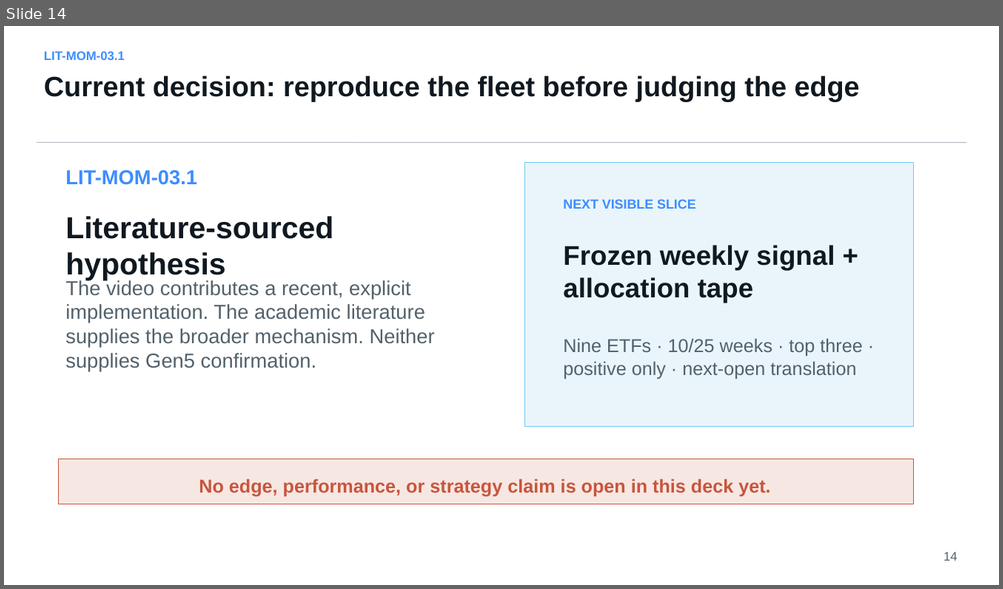
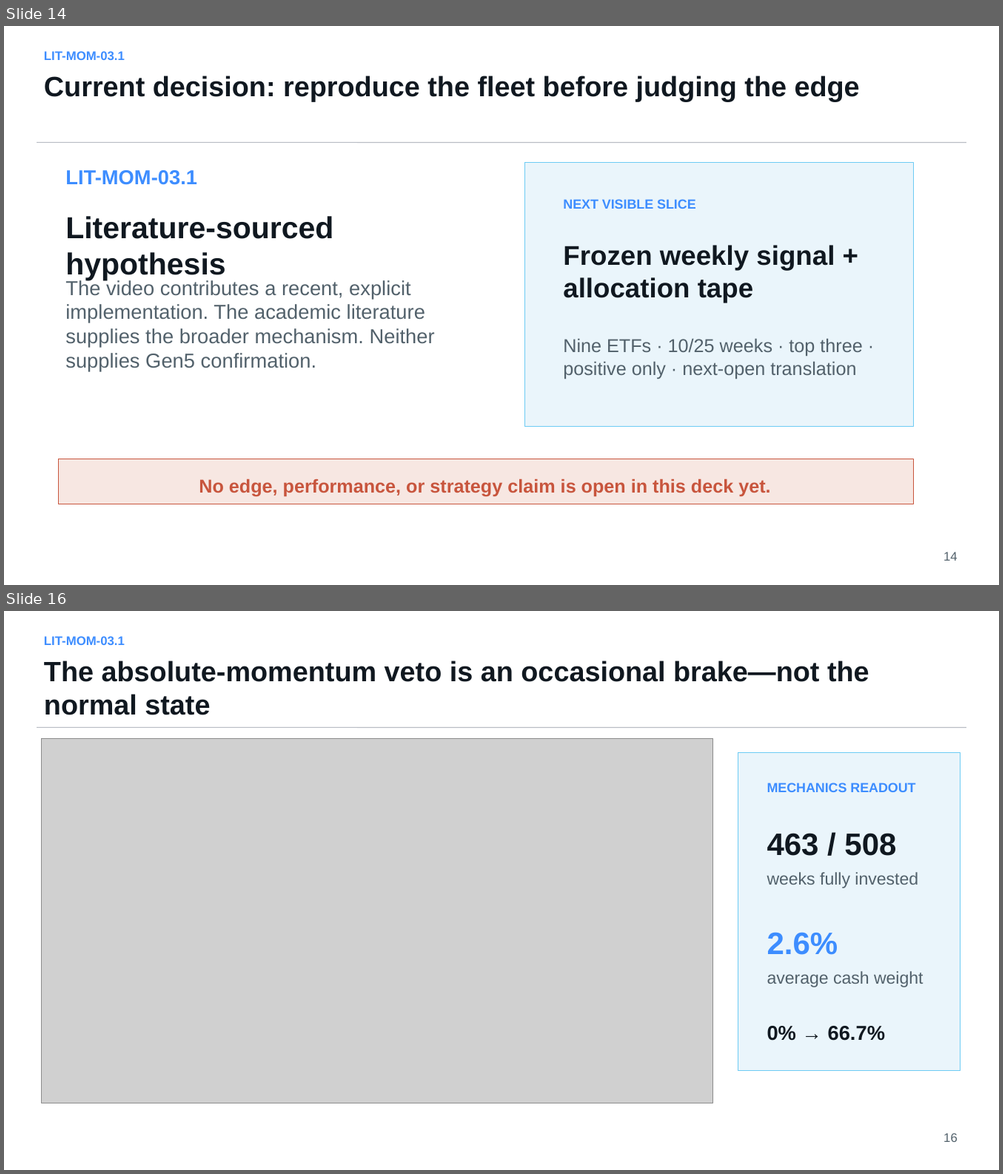
Before and after one commit to Francisc0Franc0/Time-Series-Modeling-Gen5, a slide deck: literature_studies/presentations/gen5_lit_mom_03_1_dual_momentum_study.pptx. Shown one above the other, each under a label of ours: slide 14 before the commit, slides 14 and 16 after it; the slides between them are not shown. The pictures are 1003x589 and 1003x1174 pixels, drawn with LibreOffice and Linux fonts; fonts in the diff are those of the drawing; grey boxes stand for pictures. Boxes give left, top, right and bottom in pixels: in the first picture for what was removed or moved away, otherwise in the second. Text is boxed around its words. In the diff, an @@ line names an element or a change of style, - is before the commit and + after.

Commit message:
Implement dual momentum mechanics tape

```diff
--- a/literature_studies/presentations/gen5_lit_mom_03_1_dual_momentum_study.pptx
+++ b/literature_studies/presentations/gen5_lit_mom_03_1_dual_momentum_study.pptx
@@ slide 16 added at (x1=4, y1=611, x2=999, y2=1170), background #FFFFFF @@
@@ text added at (x1=44, y1=636, x2=125, y2=645), 12 pt, text #3D8DFF, bold @@
+LIT-MOM-03.1
@@ text added at (x1=44, y1=661, x2=869, y2=715), 27 pt, text #101820, bold @@
+The absolute-momentum veto is an occasional brake—not the normal state
@@ line added from (37, 727) to (967, 727), #B8BCC4 0.75 pt @@
@@ picture added at (x1=41, y1=738, x2=712, y2=1104) @@
@@ rectangle added at (x1=737, y1=753, x2=960, y2=1071), fill #EAF5FB, outline #6DCBF4 0.75 pt @@
@@ text added at (x1=767, y1=783, x2=915, y2=792), 12.8 pt, text #3D8DFF, bold @@
+MECHANICS READOUT
@@ text added at (x1=767, y1=833, x2=896, y2=856), 30 pt, text #101820, bold @@
+463 / 508
@@ text added at (x1=767, y1=872, x2=918, y2=889), 16.5 pt, text #52616B @@
+weeks fully invested
@@ text added at (x1=767, y1=932, x2=838, y2=955), 30 pt, text #3D8DFF, bold @@
+2.6%
@@ text added at (x1=767, y1=971, x2=923, y2=988), 16.5 pt, text #52616B @@
+average cash weight
@@ text added at (x1=767, y1=1026, x2=885, y2=1041), 19.5 pt, text #101820, bold @@
+0% → 66.7%
@@ text added at (x1=943, y1=1133, x2=957, y2=1142), 12 pt, text #52616B @@
+16
```
Also in this commit, not shown: 3 other slides added, 8 other files.
